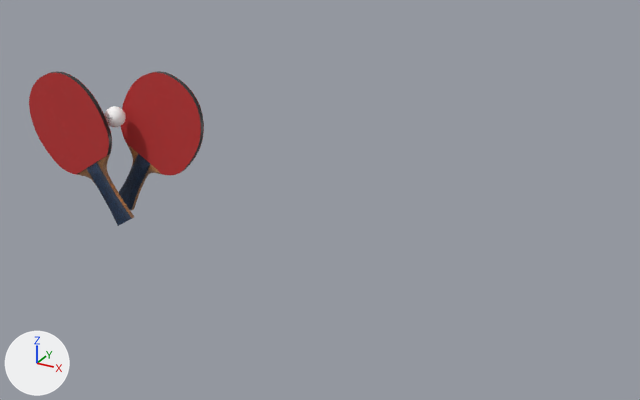
The glTF model frontend/public/GamePub/models/king_pown-20250201T201304Z-001/paddle/paddle.gltf, before and after one commit.
One viewpoint serves both versions: a camera (50 mm lens) standing at (0.71, -2.44, 1.29) and looking at (-0.62, -0.03, 0.08). The axes (+X, +Y, +Z) are drawn at lower left. The lights are the same throughout. The older version comes first. Where no turn or scale is listed for an object, it has been applied to the vertices.

Names of what the first picture shows: 'ppb__0', 'raquette.001_Cover.002_0.001', 'raquette.001_Cover.002_0.002', 'raquette.001_Cover.002_0.003', 'raquette.001_Cover.002_0.004', 'raquette.001_Grip.002_0.001', 'raquette.001_Grip.002_0.002', 'raquette.001_Handle.002_0.001', 'raquette.001_Handle.002_0.002', 'raquette.001_Strap.002_0.001', 'raquette.001_Strap.002_0.002'.
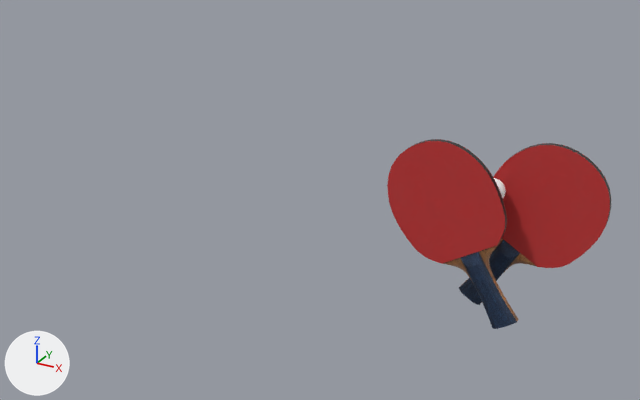
ob_78196aee81834f10bd392dfb326005b6_fbx_001 is not drawn itself; it is the parent of ob_rootnode_001.
ob_78196aee81834f10bd392dfb326005b6_fbx_002 is not drawn itself; it is the parent of ob_rootnode_002.

Diff of the bpy script that builds the scene:
```diff
--- a/frontend/public/GamePub/models/king_pown-20250201T201304Z-001/paddle/paddle.gltf.py
+++ b/frontend/public/GamePub/models/king_pown-20250201T201304Z-001/paddle/paddle.gltf.py
@@ ob_ppb__0 @@
 ob_ppb__0 = bpy.data.objects.new('ppb__0', me_ppb__0)
-ob_ppb__0.location = (-1.461, -0.068, 0.253)
+ob_ppb__0.location = (-0.013, -0.068, 0.253)
@@ ob_78196aee81834f10bd392dfb326005b6_fbx_001 @@
 ob_78196aee81834f10bd392dfb326005b6_fbx_001 = bpy.data.objects.new('78196aee81834f10bd392dfb326005b6.fbx.001', None)
-ob_78196aee81834f10bd392dfb326005b6_fbx_001.parent = ob_sketchfab_model_001
 ob_78196aee81834f10bd392dfb326005b6_fbx_001.location = (0.0, 0.0, 0.0)
@@ ob_raquette_001_cover_002_0_001 @@
 ob_raquette_001_cover_002_0_001.parent = ob_raquette_002
-ob_raquette_001_cover_002_0_001.location = (-0.00457, -0.0154, -0.0368)
-ob_raquette_001_cover_002_0_001.rotation_euler = (-0.557, 0.0, 0.0)  # degrees (-32, 0, 0)
+ob_raquette_001_cover_002_0_001.location = (-0.00457, -0.127, -0.00594)
+ob_raquette_001_cover_002_0_001.rotation_euler = (-1.57, -0.563, 0.0)  # degrees (-90, -32, 0)
@@ ob_raquette_001_cover_002_0_002 @@
 ob_raquette_001_cover_002_0_002.parent = ob_raquette_002
-ob_raquette_001_cover_002_0_002.location = (-0.00457, -0.0154, -0.0368)
-ob_raquette_001_cover_002_0_002.rotation_euler = (-0.557, 0.0, 0.0)  # degrees (-32, 0, 0)
+ob_raquette_001_cover_002_0_002.location = (-0.00457, -0.127, -0.00594)
+ob_raquette_001_cover_002_0_002.rotation_euler = (-1.57, -0.563, 0.0)  # degrees (-90, -32, 0)
@@ ob_raquette_001_grip_002_0_001 @@
 ob_raquette_001_grip_002_0_001.parent = ob_raquette_002
-ob_raquette_001_grip_002_0_001.location = (-0.00457, -0.0154, -0.0368)
-ob_raquette_001_grip_002_0_001.rotation_euler = (-0.557, 0.0, 0.0)  # degrees (-32, 0, 0)
+ob_raquette_001_grip_002_0_001.location = (-0.00457, -0.127, -0.00594)
+ob_raquette_001_grip_002_0_001.rotation_euler = (-1.57, -0.563, 0.0)  # degrees (-90, -32, 0)
@@ ob_raquette_001_handle_002_0_001 @@
 ob_raquette_001_handle_002_0_001.parent = ob_raquette_002
-ob_raquette_001_handle_002_0_001.location = (-0.00457, -0.0154, -0.0368)
-ob_raquette_001_handle_002_0_001.rotation_euler = (-0.557, 0.0, 0.0)  # degrees (-32, 0, 0)
+ob_raquette_001_handle_002_0_001.location = (-0.00457, -0.127, -0.00594)
+ob_raquette_001_handle_002_0_001.rotation_euler = (-1.57, -0.563, 0.0)  # degrees (-90, -32, 0)
@@ ob_raquette_001_strap_002_0_001 @@
 ob_raquette_001_strap_002_0_001.parent = ob_raquette_002
-ob_raquette_001_strap_002_0_001.location = (-0.00457, -0.0154, -0.0368)
-ob_raquette_001_strap_002_0_001.rotation_euler = (-0.557, 0.0, 0.0)  # degrees (-32, 0, 0)
+ob_raquette_001_strap_002_0_001.location = (-0.00457, -0.127, -0.00594)
+ob_raquette_001_strap_002_0_001.rotation_euler = (-1.57, -0.563, 0.0)  # degrees (-90, -32, 0)
@@ ob_78196aee81834f10bd392dfb326005b6_fbx_002 @@
 ob_78196aee81834f10bd392dfb326005b6_fbx_002 = bpy.data.objects.new('78196aee81834f10bd392dfb326005b6.fbx.002', None)
-ob_78196aee81834f10bd392dfb326005b6_fbx_002.parent = ob_sketchfab_model_002
 ob_78196aee81834f10bd392dfb326005b6_fbx_002.location = (0.0, 0.0, 0.0)
@@ ob_raquette_001_cover_002_0_003 @@
 ob_raquette_001_cover_002_0_003.parent = ob_raquette_001
-ob_raquette_001_cover_002_0_003.location = (-0.335, -0.00938, -0.0069)
-ob_raquette_001_cover_002_0_003.rotation_euler = (-0.547, 2.844, 0.454)  # degrees (-31, 163, 26)
+ob_raquette_001_cover_002_0_003.location = (0.00723, -0.00938, -0.0069)
+ob_raquette_001_cover_002_0_003.rotation_euler = (1.576, -2.604, -0.00552)  # degrees (90, -149, -0.3)
@@ ob_raquette_001_cover_002_0_004 @@
 ob_raquette_001_cover_002_0_004.parent = ob_raquette_001
-ob_raquette_001_cover_002_0_004.location = (-0.335, -0.00938, -0.0069)
-ob_raquette_001_cover_002_0_004.rotation_euler = (-0.547, 2.844, 0.454)  # degrees (-31, 163, 26)
+ob_raquette_001_cover_002_0_004.location = (0.00723, -0.00938, -0.0069)
+ob_raquette_001_cover_002_0_004.rotation_euler = (1.576, -2.604, -0.00552)  # degrees (90, -149, -0.3)
@@ ob_raquette_001_grip_002_0_002 @@
 ob_raquette_001_grip_002_0_002.parent = ob_raquette_001
-ob_raquette_001_grip_002_0_002.location = (-0.335, -0.00938, -0.0069)
-ob_raquette_001_grip_002_0_002.rotation_euler = (-0.547, 2.844, 0.454)  # degrees (-31, 163, 26)
+ob_raquette_001_grip_002_0_002.location = (0.00723, -0.00938, -0.0069)
+ob_raquette_001_grip_002_0_002.rotation_euler = (1.576, -2.604, -0.00552)  # degrees (90, -149, -0.3)
@@ ob_raquette_001_handle_002_0_002 @@
 ob_raquette_001_handle_002_0_002.parent = ob_raquette_001
-ob_raquette_001_handle_002_0_002.location = (-0.335, -0.00938, -0.0069)
-ob_raquette_001_handle_002_0_002.rotation_euler = (-0.547, 2.844, 0.454)  # degrees (-31, 163, 26)
+ob_raquette_001_handle_002_0_002.location = (0.00723, -0.00938, -0.0069)
+ob_raquette_001_handle_002_0_002.rotation_euler = (1.576, -2.604, -0.00552)  # degrees (90, -149, -0.3)
@@ ob_raquette_001_strap_002_0_002 @@
 ob_raquette_001_strap_002_0_002.parent = ob_raquette_001
-ob_raquette_001_strap_002_0_002.location = (-0.335, -0.00938, -0.0069)
-ob_raquette_001_strap_002_0_002.rotation_euler = (-0.547, 2.844, 0.454)  # degrees (-31, 163, 26)
+ob_raquette_001_strap_002_0_002.location = (0.00723, -0.00938, -0.0069)
+ob_raquette_001_strap_002_0_002.rotation_euler = (1.576, -2.604, -0.00552)  # degrees (90, -149, -0.3)
```

Changed parts and their boxes (x1, y1, x2, y2) in the pictures (640 x 400 px):
'raquette.001_Cover.002_0.004', moved, turned: before (121, 72, 201, 175); after (493, 145, 610, 268)
'raquette.001_Cover.002_0.001', moved, turned: before (29, 73, 109, 175); after (387, 141, 505, 264)
'raquette.001_Grip.002_0.001', moved, turned: before (87, 162, 132, 226); after (461, 252, 517, 329)
'raquette.001_Grip.002_0.002', moved, turned: before (119, 153, 150, 210); after (459, 239, 520, 305)
'raquette.001_Handle.002_0.001', moved, turned: before (77, 154, 134, 218); after (443, 246, 519, 321)
'raquette.001_Strap.002_0.001', moved, turned: before (45, 72, 112, 155); after (409, 139, 507, 244)
'raquette.001_Strap.002_0.002', moved, turned: before (151, 71, 204, 173); after (510, 143, 611, 231)
'ppb__0', moved (mostly hidden afterwards): before (105, 106, 126, 127); after (494, 178, 506, 199)
'raquette.001_Handle.002_0.002', moved, turned: before (127, 144, 163, 210); after (463, 239, 536, 303)
'raquette.001_Cover.002_0.002', moved, turned: before (57, 71, 112, 149); after (441, 139, 507, 236)
'raquette.001_Cover.002_0.003', moved, turned: before (171, 74, 204, 167); after (518, 143, 611, 221)
